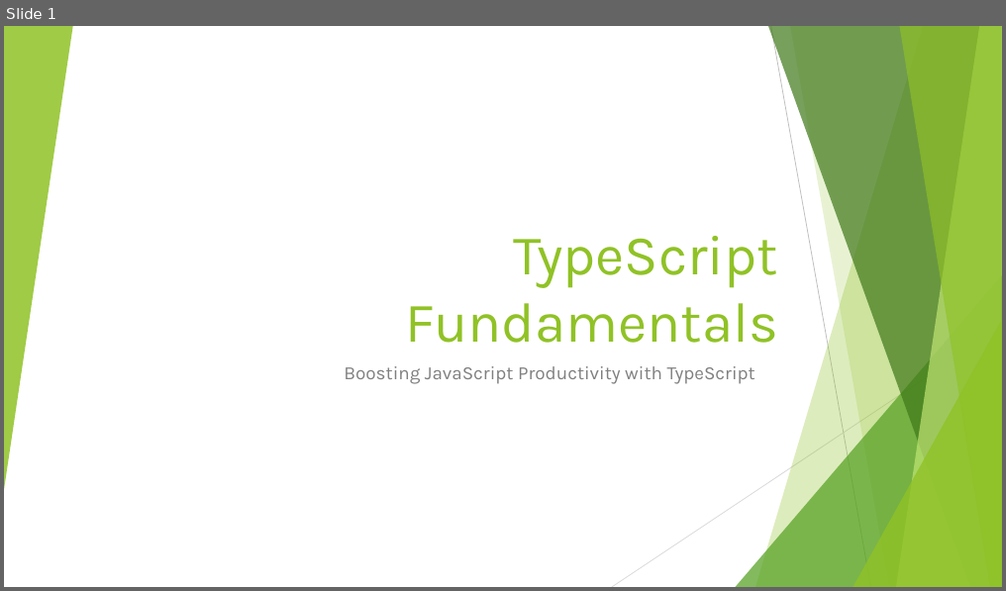
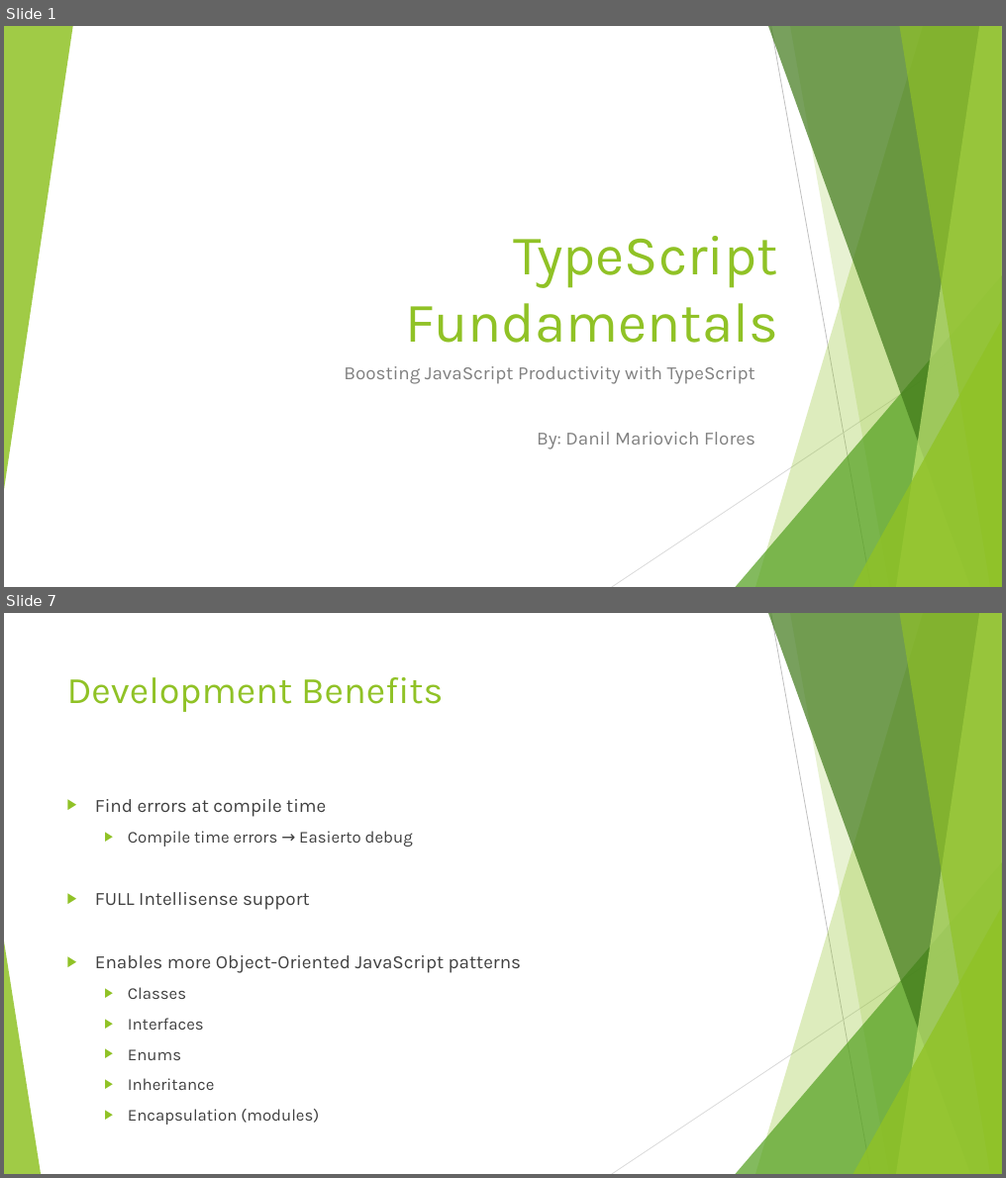
Before and after one commit to dflor003/typescript-fundamentals, a slide deck: Presentation/TypeScriptFundamentals.pptx. Shown one above the other, each under a label of ours: slide 1 before the commit, slides 1 and 7 after it; the slides between them are not shown. The pictures are 1006x591 and 1006x1178 pixels, drawn with LibreOffice and Linux fonts; fonts in the diff are those of the drawing. Boxes give left, top, right and bottom in pixels: in the first picture for what was removed or moved away, otherwise in the second. Text is boxed around its words. In the diff, an @@ line names an element or a change of style, - is before the commit and + after.

Commit message:
DanilF: Wrote up slides on TS intro, basic syntax, modules, interfaces, classes. Added examples for each topic.

```diff
--- a/Presentation/TypeScriptFundamentals.pptx
+++ b/Presentation/TypeScriptFundamentals.pptx
@@ slide 7 added at [4, 613, 1002, 1174], background #FFFFFF; not listed: 9 template elements that a slide beside it also shows @@
@@ title added at [67, 677, 443, 712], 36 pt, text #90C226 @@
+Development Benefits
@@ text added at [95, 799, 521, 1125], 18 pt, text #404040 @@
+▶ Find errors at compile time
+  ▶ Compile time errors → Easierto debug
+▶ FULL Intellisense support
+▶ Enables more Object-Oriented JavaScript patterns
+  ▶ Classes
+  ▶ Interfaces
+  ▶ Enums
+  ▶ Inheritance
+  ▶ Encapsulation (modules)
@@ triangle added at [4, 942, 41, 1174], fill #90C226 at 85% opacity @@
@@ slide 1 changed as well @@
@@ subtitle at [537, 432, 755, 450]: paragraph added @@
+By: Danil Mariovich Flores
```
Also in this commit, not shown: 20 other slides added, 1 slide removed, 17 other files.
